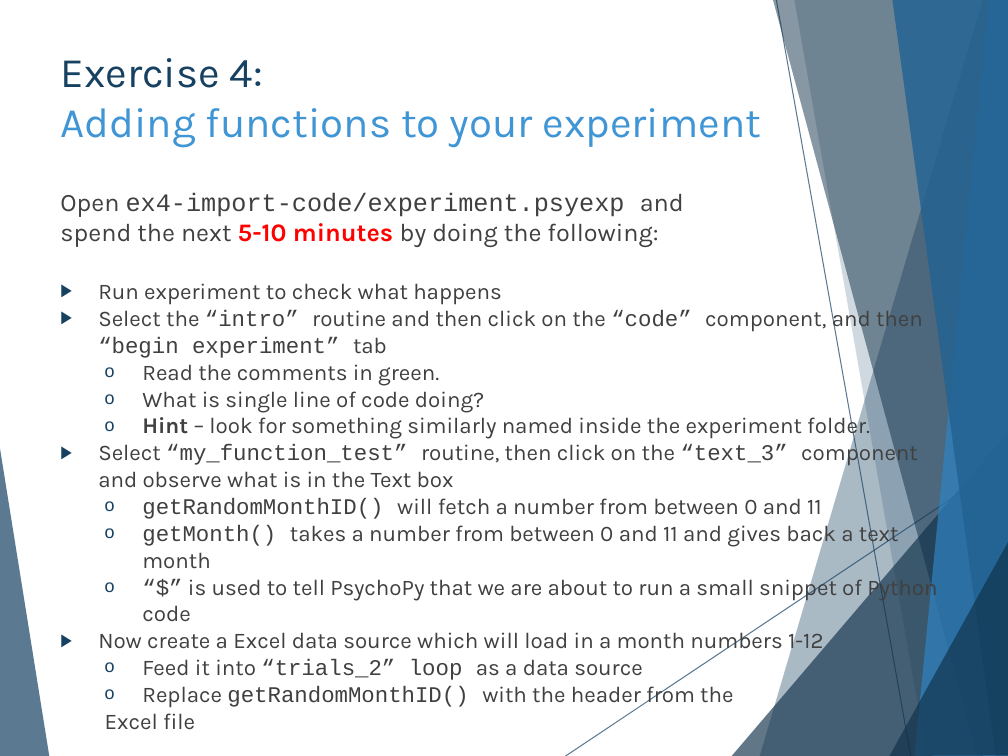
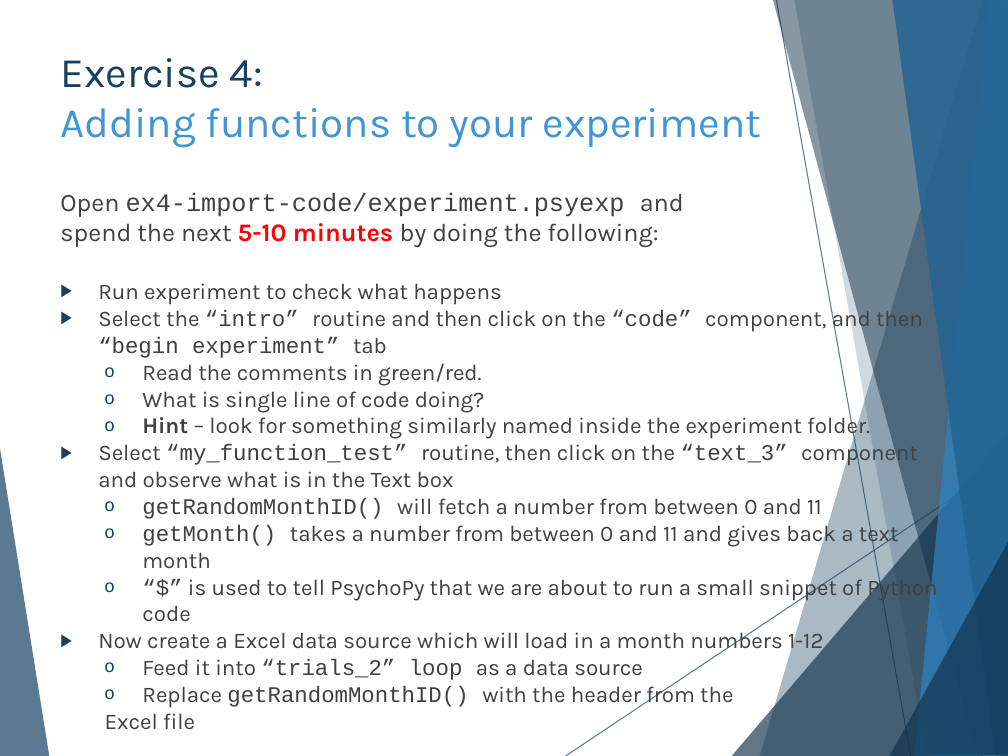
Before and after one commit to hlmpsy/psychopy_training, a slide deck: slide 20 of PsychoPy-Part2/PsychoPy-part2.pptx. Drawn at 1008x756 pixels with LibreOffice and Linux fonts; fonts in the diff are those of the drawing. Boxes give left, top, right and bottom in pixels: in the first picture for what was removed or moved away, otherwise in the second. Text is boxed around its words. In the diff, an @@ line names an element or a change of style, - is before the commit and + after.

```diff
--- a/PsychoPy-Part2/PsychoPy-part2.pptx
+++ b/PsychoPy-Part2/PsychoPy-part2.pptx
@@ text at bbox=[142, 363, 481, 386]: text changed @@
-    o Read the comments in green.
+    o Read the comments in green/red.
```
Also in this commit, not shown: 2 other slides changed, 11 other files.
